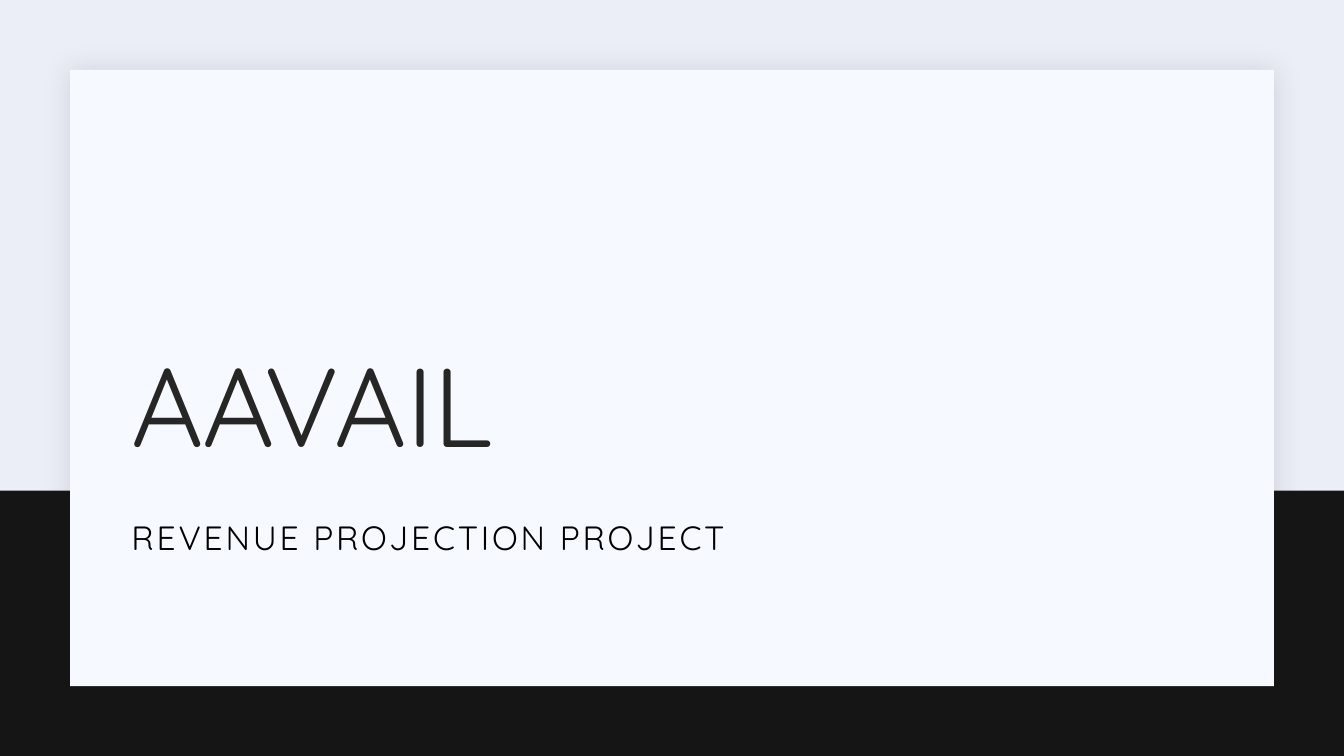
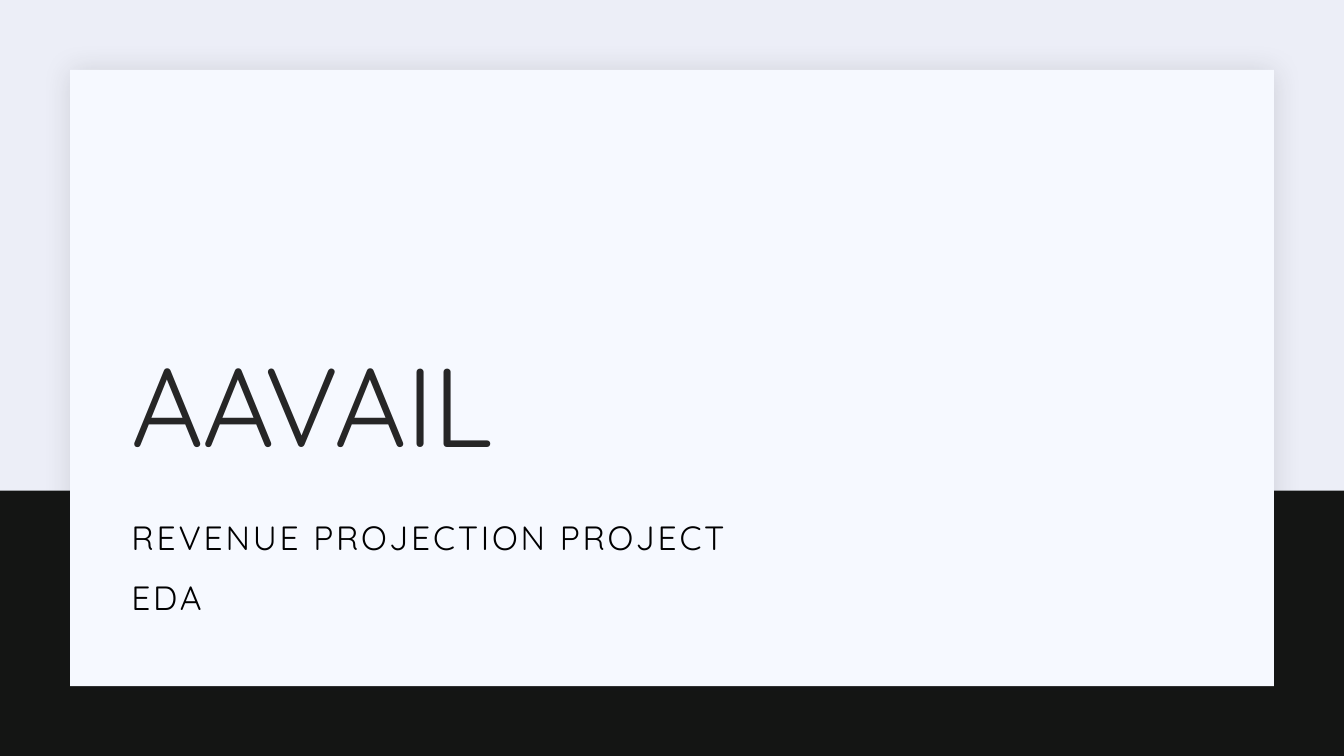
Before and after one commit to matthewpa/AVAAIL-Capstone-MP, a slide deck: slide 1 of Reports/AAVAIL_EDA_Report.pptx. Drawn at 1344x756 pixels with LibreOffice and Linux fonts; fonts in the diff are those of the drawing. Boxes give left, top, right and bottom in pixels: in the first picture for what was removed or moved away, otherwise in the second. Text is boxed around its words. In the diff, an @@ line names an element or a change of style, - is before the commit and + after.

```diff
--- a/Reports/AAVAIL_EDA_Report.pptx
+++ b/Reports/AAVAIL_EDA_Report.pptx
@@ subtitle at [131, 586, 201, 610]: paragraph added @@
+EDA
```
Also in this commit, not shown: 1 other slide changed, 1 slide added, 2 slides removed, 23 other files.
